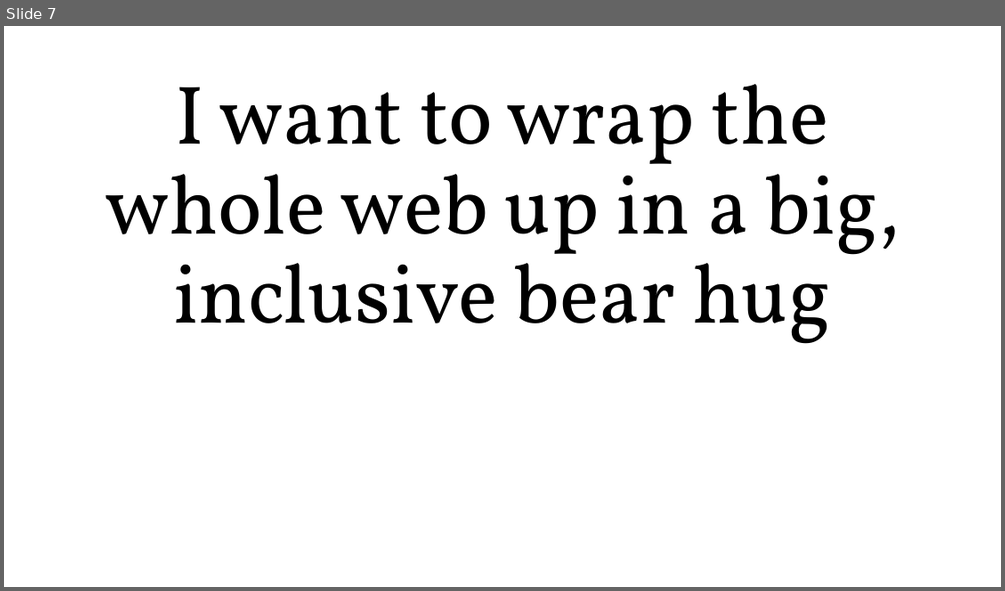
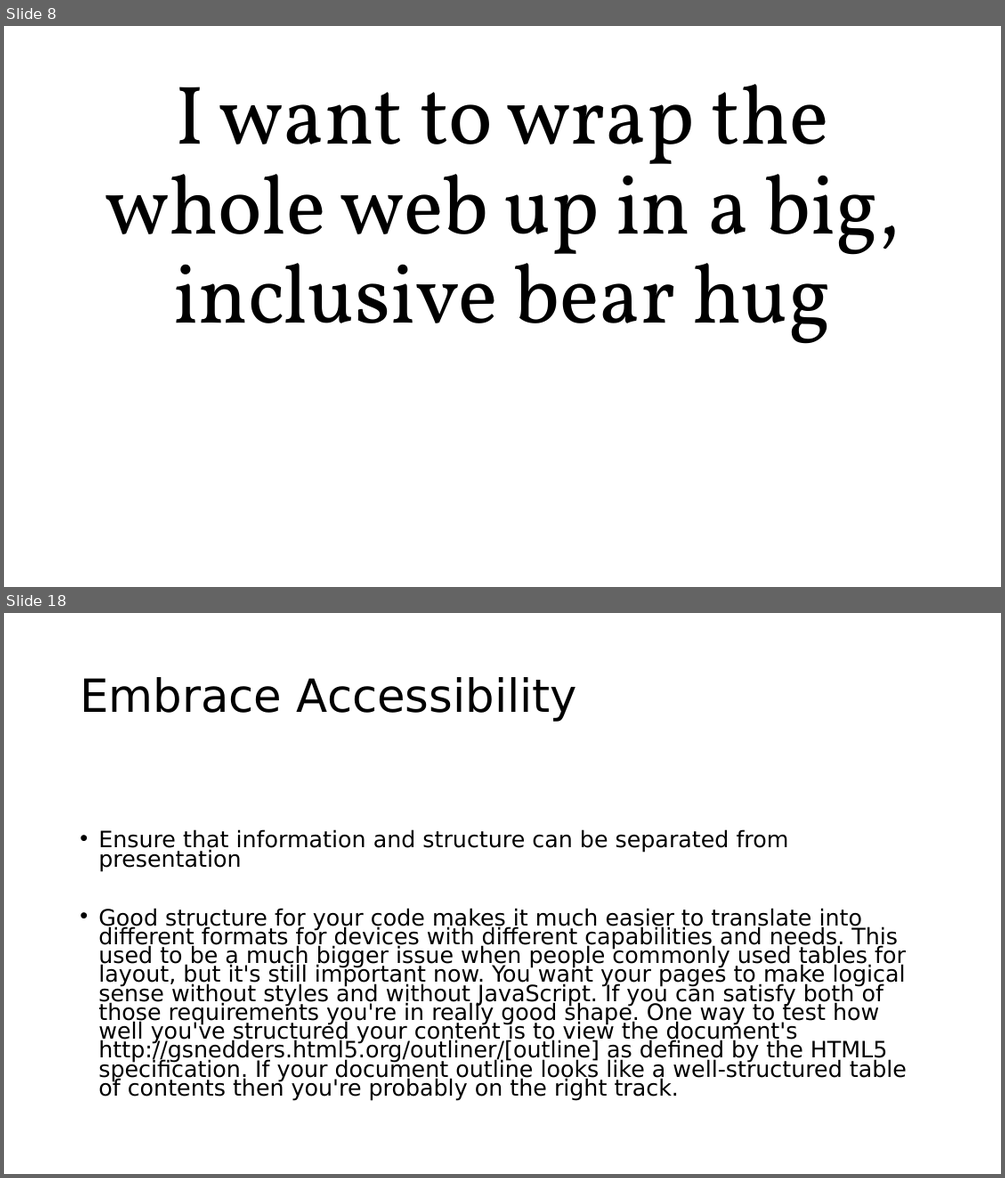
Before and after one commit to roblarsen/rob-larsen-presentations, a slide deck: wild-world-web.pptx. Shown one above the other, each under a label of ours: slide 7 before the commit, slides 8 and 18 after it; the slides between them are not shown. The pictures are 1005x591 and 1005x1178 pixels, drawn with LibreOffice and Linux fonts; fonts in the diff are those of the drawing; background and template pictures are left out. Boxes give left, top, right and bottom in pixels: in the first picture for what was removed or moved away, otherwise in the second. Text is boxed around its words. In the diff, an @@ line names an element or a change of style, - is before the commit and + after.

```diff
--- a/wild-world-web.pptx
+++ b/wild-world-web.pptx
@@ slide 18 added at (4,613,1001,1174), background picture (left out) @@
@@ title added at (80,677,577,721), 44 pt, text #000000 @@
+Embrace Accessibility
@@ text added at (98,829,906,1101), 21.7 pt, text #000000 @@
+• Ensure that information and structure can be separated from presentation
+• Good structure for your code makes it much easier to translate into different formats for devices with different capabilities and needs. This used to be a much bigger issue when people commonly used tables for layout, but it's still important now. You want your pages to make logical sense without styles and without JavaScript. If you can satisfy both of those requirements you're in really good shape. One way to test how well you've structured your content is to view the document's http://gsnedders.html5.org/outliner/[outline] as defined by the HTML5 specification. If your document outline looks like a well-structured table of contents then you're probably on the right track.
@@ what was slide 7 is now slide 8 @@
```
Also in this commit, not shown: 21 other slides added.
